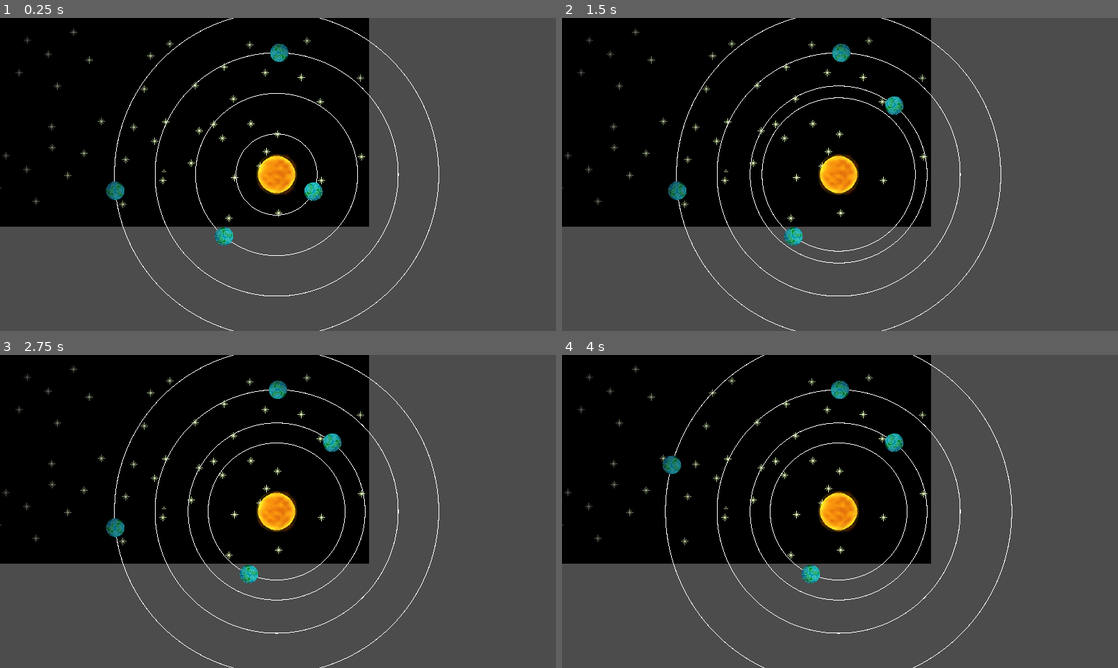
Above: before the commit, frames 1-4 (two rows, left to right).
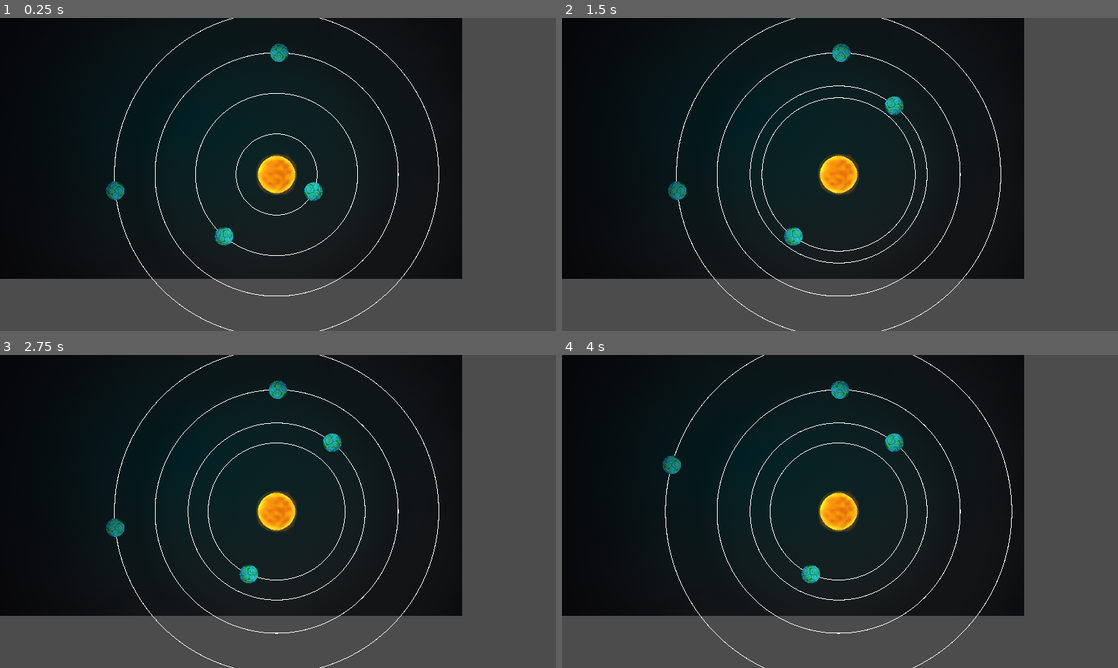
Above: after the commit, the same moments.

Repository: RyanHerb/-jubilant-octo-robot
Game: Godot game, scene res://System.tscn
Two runs of this game, one before a commit and one after it. Both use one fixed random seed, a clock stepped at 60 frames per second and the inputs below. This scene is started directly instead of the project's main scene.
Inputs (mouse positions are in pixels of both pictures, inside the frame that each line leads up to):
- Up to frame 1 (0.25 s): no input
- Up to frame 2 (1.5 s): tap Enter at 0.5 s; drag from (873, 190) to (895, 105) at 0.52 s; tap Space at 1.25 s; drag from (784, 237) to (812, 237) at 1.27 s
- Up to frame 3 (2.75 s): tap Enter at 2 s; move the mouse to (278, 389) at 2.02 s; click (278, 389) at 2.17 s
- Up to frame 4 (4 s): tap Space at 2.75 s; drag from (678, 527) to (673, 464) at 2.77 s; tap Enter at 3.5 s; move the mouse to (1006, 558) at 3.52 s; click (1006, 558) at 3.67 s

The runs differ from the first frame. In frame 1, 49% of the frame differs, in the area x 0-84%, y 0-84%; in frame 2, 49%; in frame 3, 49%; in frame 4, 49%.
Error in both runs: Invalid call. Nonexistent function 'distance_to_star' in base 'Node2D (Planet.gd)'. (res://System.gd:57)

Commit message:
assets add et background system.tscn

Diff:
--- a/System.tscn
+++ b/System.tscn
@@ -1,9 +1,11 @@
-[gd_scene load_steps=5 format=2]
+[gd_scene load_steps=7 format=2]
 
 [ext_resource path="res://System.gd" type="Script" id=1]
 [ext_resource path="res://assets/stars/orange.png" type="Texture" id=2]
 [ext_resource path="res://assets/light.png" type="Texture" id=3]
-[ext_resource path="res://assets/backgrounds/stars.png" type="Texture" id=4]
+[ext_resource path="res://assets/backgrounds/bg_star_system_empty.png" type="Texture" id=4]
+[ext_resource path="res://assets/backgrounds/bg_star_system_stars_layers1.png" type="Texture" id=5]
+[ext_resource path="res://assets/backgrounds/bg_star_system_stars_layers2.png" type="Texture" id=6]
 
 [node name="System" type="Node2D"]
 position = Vector2( -2.38111, -7.62939e-06 )
@@ -15,6 +17,27 @@
 [node name="Background" type="Sprite" parent="."]
 z_index = -5
 texture = ExtResource( 4 )
+offset = Vector2( 320, 180 )
+
+[node name="ParallaxBackground" type="ParallaxBackground" parent="."]
+scroll_offset = Vector2( 1, 0 )
+
+[node name="ParallaxLayer" type="ParallaxLayer" parent="ParallaxBackground"]
+z_index = -4
+motion_offset = Vector2( 1, 0 )
+
+[node name="bg_star_layer1" type="Sprite" parent="ParallaxBackground/ParallaxLayer"]
+z_index = -4
+texture = ExtResource( 5 )
+offset = Vector2( 320, 180 )
+
+[node name="ParallaxLayer2" type="ParallaxLayer" parent="ParallaxBackground"]
+z_index = -3
+motion_offset = Vector2( 2, 0 )
+
+[node name="bg_star_layer2" type="Sprite" parent="ParallaxBackground/ParallaxLayer2"]
+z_index = -3
+texture = ExtResource( 6 )
 offset = Vector2( 320, 180 )
 
 [node name="CanvasModulate" type="CanvasModulate" parent="."]
Not shown, added: assets/backgrounds/scene_bureau.png.import
Not shown, added: assets/icons_ui/cash.png.import
Binary file added: assets/icons_ui/prestige.png
Not shown, added: assets/icons_ui/prestige.png.import
